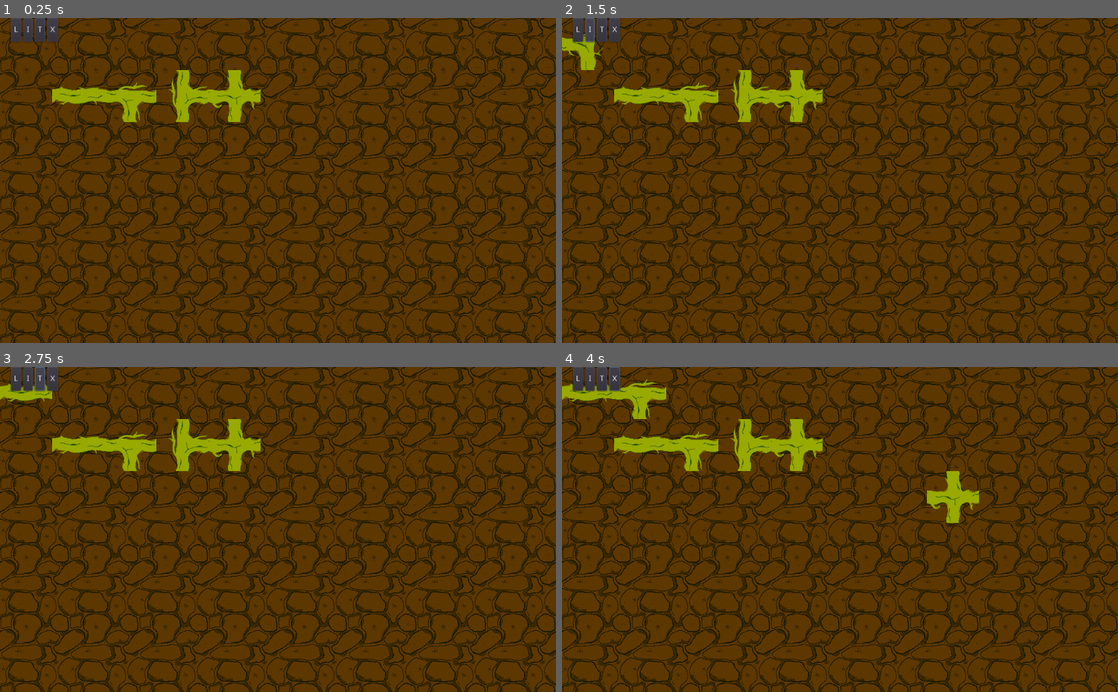
Above: before the commit, frames 1-4 (two rows, left to right).
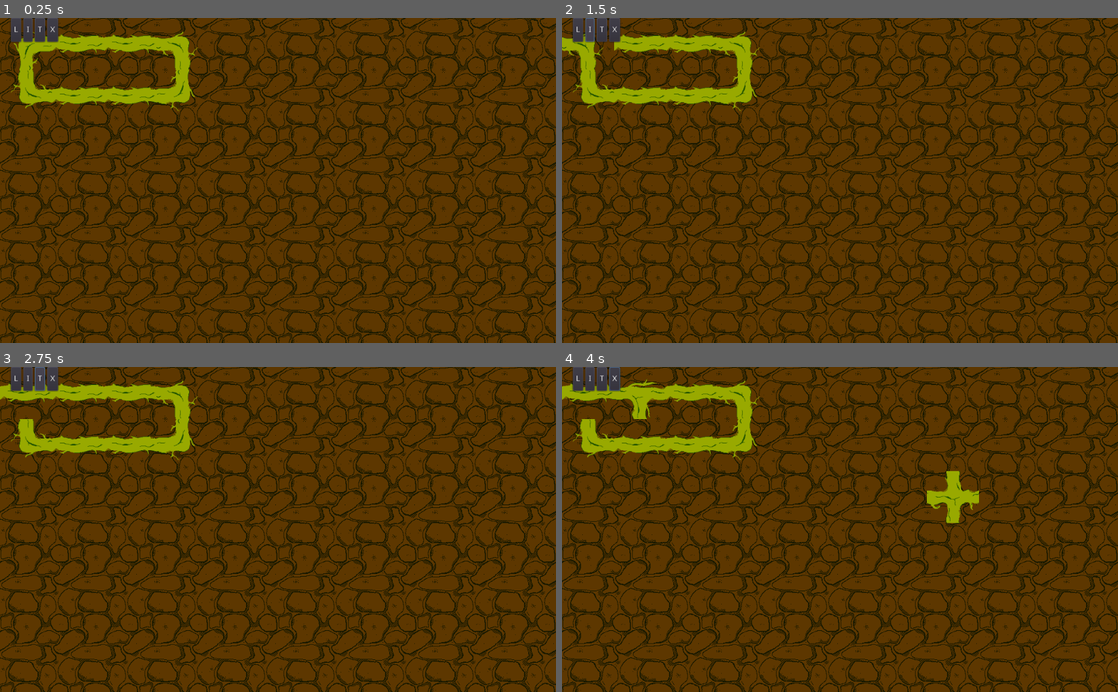
Above: after the commit, the same moments.

Repository: JuhoHeiskanen/fgj2023
Game: Godot game, scene res://RootBuilderScene.tscn
Two runs of this game, one before a commit and one after it. Both use one fixed random seed, a clock stepped at 60 frames per second and the inputs below. This scene is started directly instead of the project's main scene.
Inputs (mouse positions are in pixels of both pictures, inside the frame that each line leads up to):
- Up to frame 1 (0.25 s): no input
- Up to frame 2 (1.5 s): click "L" at 0.5 s; click "I" at 1.25 s
- Up to frame 3 (2.75 s): click "T" at 2 s
- Up to frame 4 (4 s): click "X" at 2.75 s; move the mouse to (962, 513) at 3.52 s; hold D (strafe_right) from 3.53 s (still down); hold Ctrl (crouch) from 3.53 s (still down); click (962, 513) at 3.67 s

The runs differ from the first frame. In frame 1, 3.7% of the frame differs, in the area x 2-47%, y 4-33%; in frame 2, 3.3%; in frame 3, 3.3%; in frame 4, 2.9%.

Commit message:
Fix shit lmao

Diff:
--- a/RootBuilderScene.tscn
+++ b/RootBuilderScene.tscn
@@ -23,7 +23,7 @@
 show_collision = true
 centered_textures = true
 format = 1
-tile_data = PoolIntArray( 65537, 0, 0, 65538, 8, 0, 65539, 11, 0, 65540, 12, 0 )
+tile_data = PoolIntArray( 0, 7, 0, 1, 2, 0, 2, 2, 0, 3, 4, 0, 65536, 6, 0, 65537, 2, 0, 65538, 2, 0, 65539, 5, 0 )
 script = ExtResource( 3 )
 
 [node name="HBoxContainer" type="HBoxContainer" parent="."]
--- a/Scripts/TileMapController.gd
+++ b/Scripts/TileMapController.gd
@@ -21,11 +21,11 @@
 		var current_scene = root.get_child(root.get_child_count() - 1)
 		current_scene.queue_free()
 
-		var scene = load("res://Prefabs/RoomsGenerator.tscn")
+		var scene = load("res://MainScene3D.tscn")
 		var instance = scene.instance();
 		print("Loaded scene: ", instance)
 
-		instance.tiles = data
+		instance.get_node("RoomsGenerator").tiles = data
 
 		root.add_child(instance)
 		get_tree().set_current_scene(instance)
@@ -57,7 +57,7 @@
 			var initial_bitmask = [BITMASK_I, BITMASK_L, BITMASK_T, BITMASK_X][cell_type]
 
 			var bitmask = ((initial_bitmask << rotation) | (initial_bitmask >> (4 - rotation))) & 0b1111
-			var data = [cell_type , bitmask]
+			var data = [1 , bitmask]
 			row.append(data)
 		output.append(row)
 
